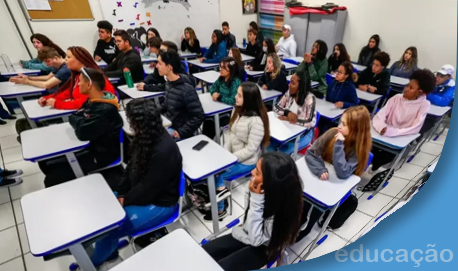
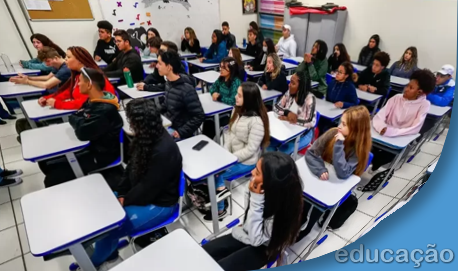
Before/after of a 458×271 layered artwork. What changed in the layer stack:
pixels changed over [334, 243, 456, 269] (layer not identified)
